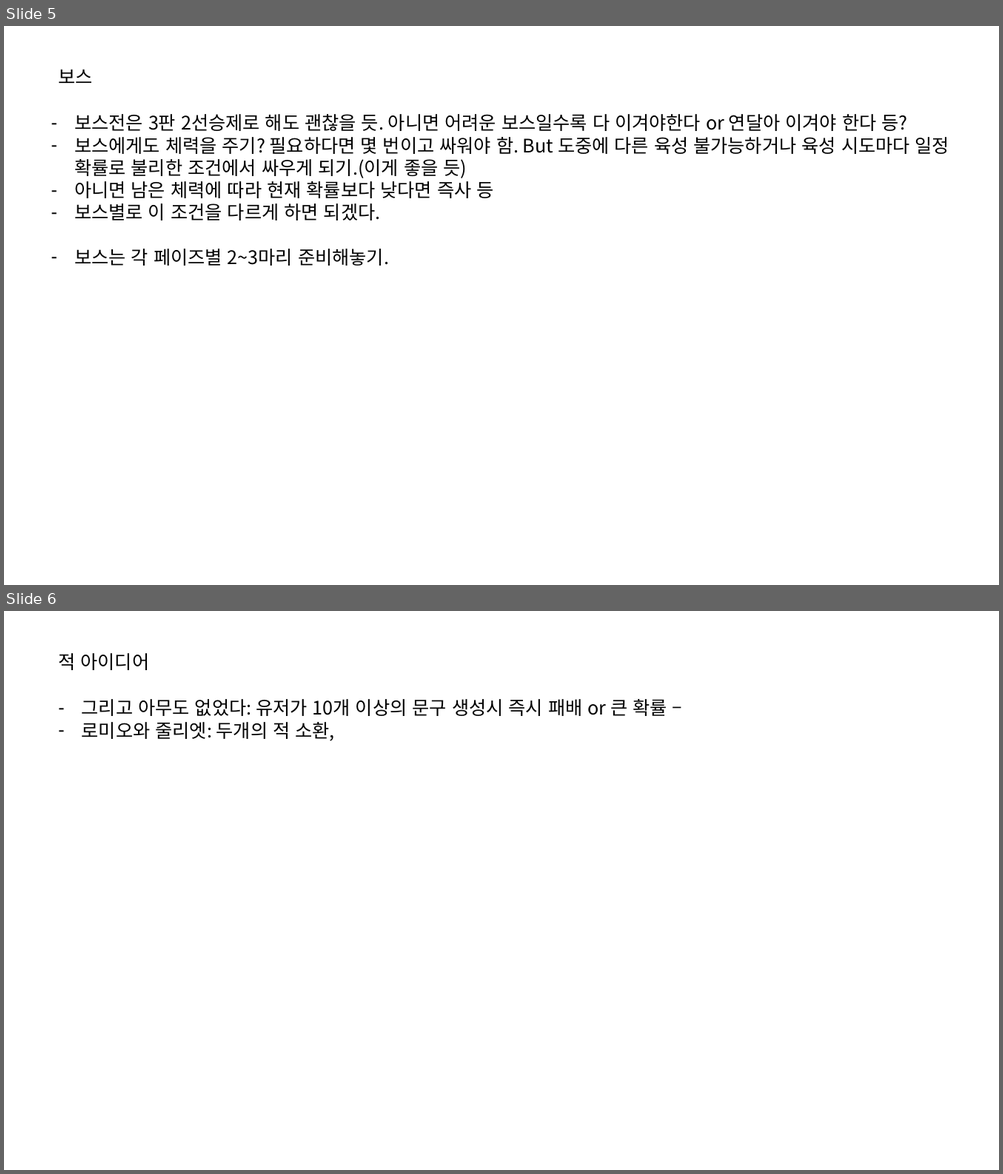
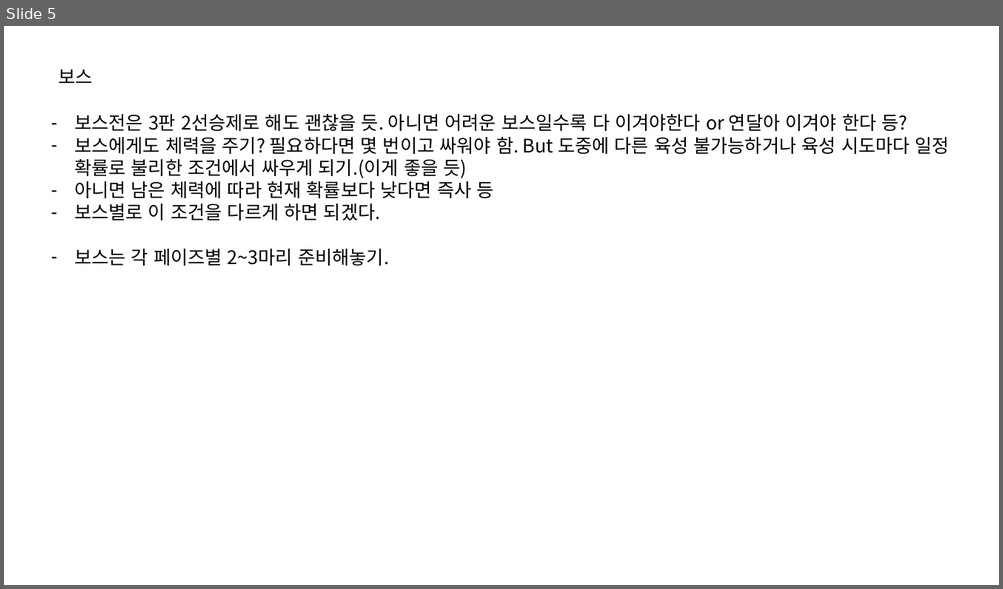
Before and after one commit to IdfKLeh/capstone, a slide deck: 전투.pptx. Shown one above the other, each under a label of ours: slides 5 and 6 before the commit, slide 5 after it. The pictures are 1003x1174 and 1003x589 pixels, drawn with LibreOffice and Linux fonts; fonts in the diff are those of the drawing. Boxes give left, top, right and bottom in pixels: in the first picture for what was removed or moved away, otherwise in the second. Text is boxed around its words. In the diff, an @@ line names an element or a change of style, - is before the commit and + after.

```diff
--- a/전투.pptx
+++ b/전투.pptx
@@ slide 6 removed at (4,611,999,1170), background #FFFFFF @@
@@ text removed at (58,653,149,670) @@
-적 아이디어
@@ text removed at (82,699,666,741) @@
-– 그리고 아무도 없었다: 유저가 10개 이상의 문구 생성시 즉시 패배 or 큰 확률 –
-– 로미오와 줄리엣: 두개의 적 소환,
```
Also in this commit, not shown: 1 slide changed, 1 other slide removed, 6 other files.
